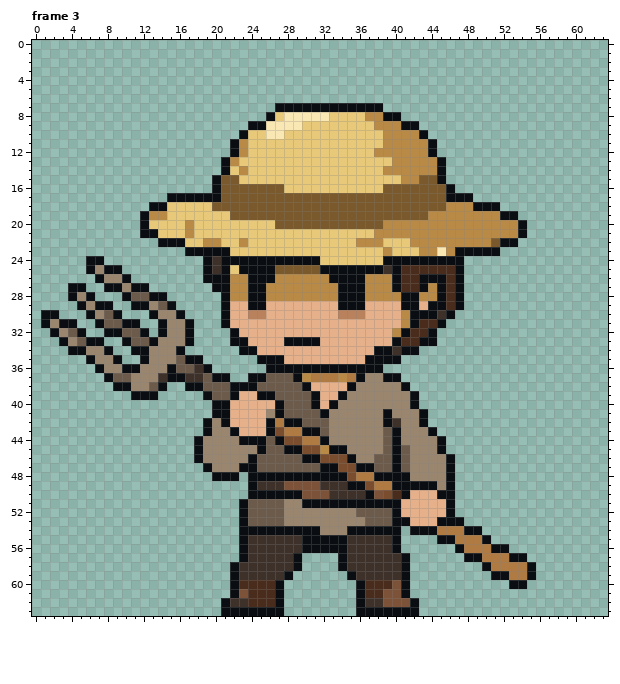
One commit to this pixel-art file: ArtSource/CombatIdles/Farmer_Idle.aseprite. That is the earlier state.
64x64 pixels, 9 frames. Shown: frame 3. The commit also changed other frames, which this record leaves out.
New version:
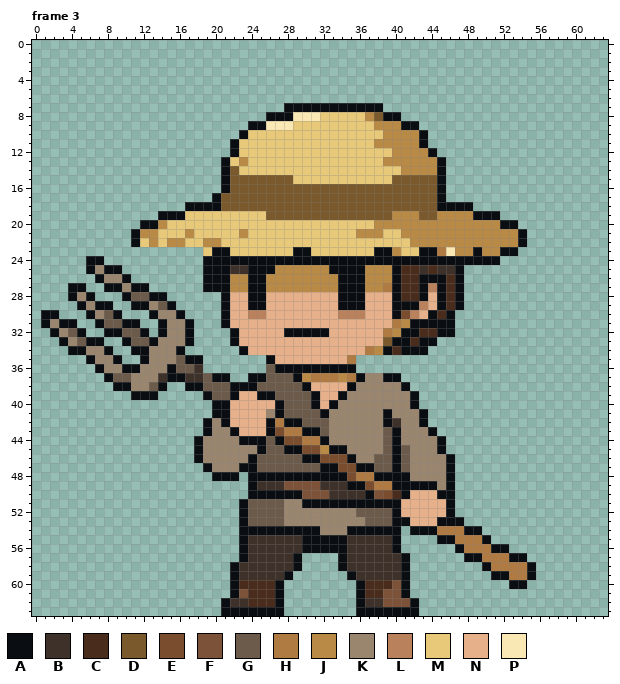
Palette (. is transparent): A #0a0d11  B #3e312a  C #4a2c1c  D #7a5a2c  E #7a4d2e  F #7c5238  G #6c5a4a  H #b07a43  J #b88a46  K #9a856f  L #b9825d  M #e7c979  N #e6b08a  P #f9e7b4
The author wrote: Restore expressive Farmer head poses over refined body motion
What changed:
Changed rows in their new state; - is an unchanged pixel.
Frame 3:
first column x 11:
 7 ----------------.---------------------------
 8 ----------------AA---M-----D----------------
 9 ------------------M-------------------------
10 ---------------MM---------------------------
11 ------------M--------------J----A.----------
12 ------------M--------------MM---------------
13 -----------MJ---------------J---------------
14 -----------DM---------------MM--------------
15 ---------.A-DDDDDD-----------DDD------------
16 ---------.A------DDDDDDDDDDD------A.--------
17 ----.....-------------------------A...------
18 --....AAAA------------------------AAAA...---
19 -..AAA-----MMMM--------------JJJ-D----AAA..-
20 --AJ--M---------MMMMMMMMMMMJ-------------AA.
21 AJJ---------J------------JJ-MM--------------
22 AMJMJJ------M------------MMM------------JJJA
23 ------..M---------AA-------AAJ--AAHPJJ-JJAA-
24 ---------A-----------AAAAAAA---------AAAA---
25 ---------A-BB---JJJJJJ----JJJ---B-BB--------
26 ---------------J------J---------------------
27 --------A-------------------H----L----------
28 -----------NN--NNNNNNNN---NNNACCAN----------
29 -----------------------------A--LN----------
30 -----------------------------AELN-C---------
31 -----------------------------H--AA-A--------
32 -----------------AAAAA------H--A-CAA--------
33 ------------N----NNNN-------D-A-------------
34 -------------N------------HJ-C--A-----------
35 --------------.-N-------H.....--------------
36 --------.------G---------...----------------
Where, in picture pixels (left, top, right, bottom), the same in both pictures:
changed: (131, 103, 527, 373)
